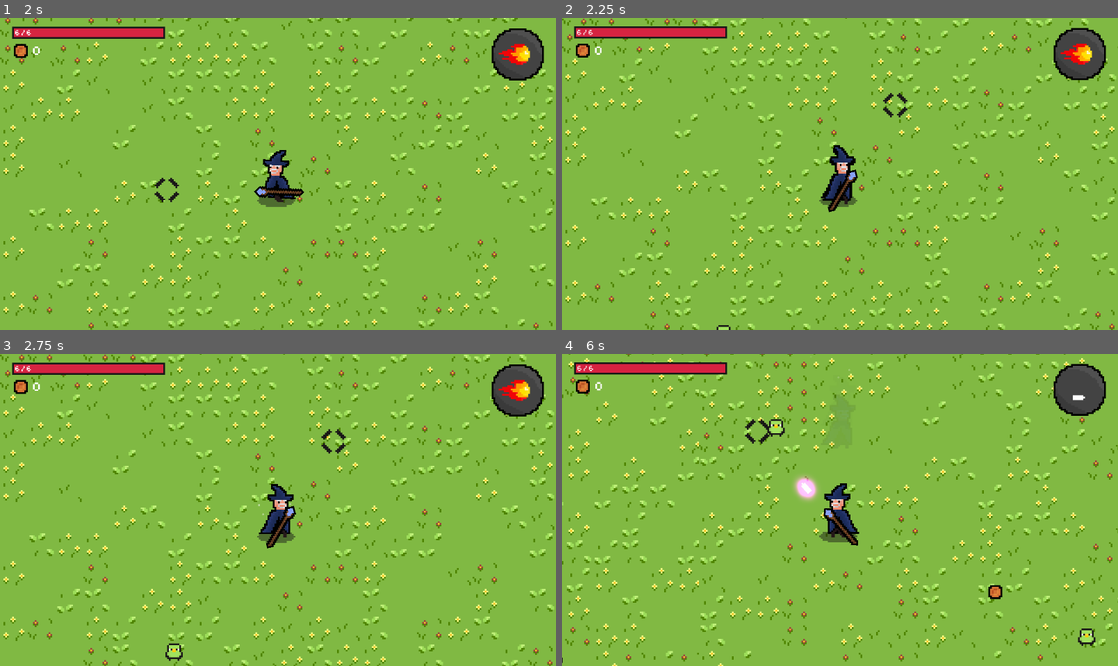
Above: before the commit, frames 1-4 (two rows, left to right).
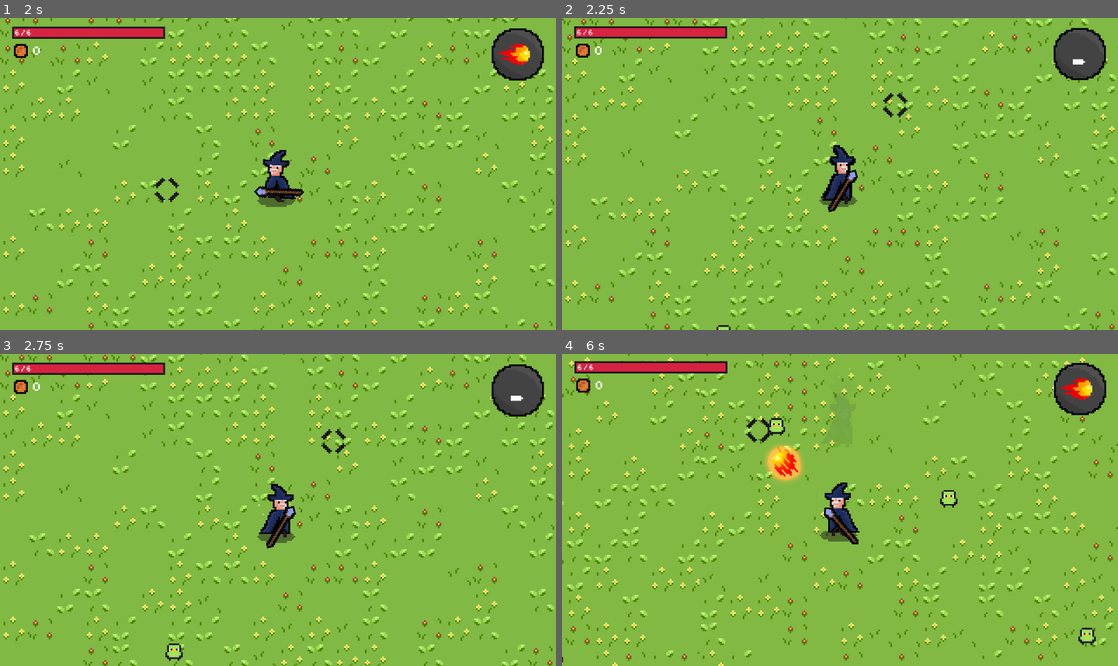
Above: after the commit, the same moments.

Repository: Henry-H08/Archibald
Game: Godot game, scene res://main/main.tscn
Same seed, same stepped clock (60 frames per second), same inputs: the game is played once before the commit and once after it.
Inputs (mouse positions are in pixels of both pictures, inside the frame that each line leads up to):
- Up to frame 1 (2 s): tap Enter at 0.5 s; move the mouse to (400, 158) at 0.52 s; hold Right (spell_right) 0.53-1.28 s; tap Shift (dash) at 0.6 s; move the mouse to (166, 189) at 1.27 s; hold S (down) from 1.28 s (still down); click (166, 189) at 1.35 s
- Up to frame 2 (2.25 s): move the mouse to (895, 105) at 2.02 s; release S (down) at 2.03 s; hold Right (spell_right) from 2.03 s (still down); tap Shift (dash) at 2.1 s
- Up to frame 3 (2.75 s): keep holding Right (spell_right)
- Up to frame 4 (6 s): move the mouse to (812, 572) at 2.77 s; release Right (spell_right) at 2.78 s; hold W (up) 2.78-3.53 s; click (812, 572) at 2.85 s; move the mouse to (1006, 556) at 3.52 s; hold A (left) 3.53-5.03 s; tap Shift (dash) at 3.6, 5.1 s; move the mouse to (673, 463) at 4.27 s; click (673, 463) at 4.35 s; move the mouse to (867, 510) at 5.02 s; hold S (down) 5.03-5.78 s; move the mouse to (756, 432) at 5.77 s; hold Right (spell_right) from 5.78 s (still down); click (756, 432) at 5.85 s

Frame 1 is identical in both runs. In frame 2, 0.2% of the frame differs, in the area x 89-96%, y 8-15%; in frame 3, 0.3%; in frame 4, 8.9%, in the area x 0-100%, y 0-100%.

Commit message:
triple ice spell

Diff:
--- a/player/spell_display.tscn
+++ b/player/spell_display.tscn
@@ -1,9 +1,10 @@
-[gd_scene load_steps=8 format=3 uid="uid://bv183sh288w7t"]
+[gd_scene load_steps=10 format=3 uid="uid://bv183sh288w7t"]
 
 [ext_resource type="Script" uid="uid://1b1bjjs5stkq" path="res://player/spell_display.gd" id="1_f3woo"]
 [ext_resource type="Texture2D" uid="uid://cpvfn8c00bxbh" path="res://staff and spells/circle.png" id="2_1v6gx"]
 [ext_resource type="Texture2D" uid="uid://dypj7rk8crlj1" path="res://staff and spells/fireball.png" id="3_r6tp2"]
 [ext_resource type="Texture2D" uid="uid://ckmc8jf2w38lc" path="res://staff and spells/magic_missile.png" id="4_ufrq5"]
+[ext_resource type="Texture2D" uid="uid://ct8sr0yb48cok" path="res://staff and spells/ice_spikes.png" id="5_1v6gx"]
 
 [sub_resource type="AtlasTexture" id="AtlasTexture_w6xgy"]
 atlas = ExtResource("3_r6tp2")
@@ -11,6 +12,10 @@
 
 [sub_resource type="AtlasTexture" id="AtlasTexture_lc0wo"]
 atlas = ExtResource("4_ufrq5")
+region = Rect2(0, 0, 32, 32)
+
+[sub_resource type="AtlasTexture" id="AtlasTexture_r6tp2"]
+atlas = ExtResource("5_1v6gx")
 region = Rect2(0, 0, 32, 32)
 
 [sub_resource type="SpriteFrames" id="SpriteFrames_a50ba"]
@@ -30,6 +35,14 @@
 "loop": true,
 "name": &"magic_missile",
 "speed": 5.0
+}, {
+"frames": [{
+"duration": 1.0,
+"texture": SubResource("AtlasTexture_r6tp2")
+}],
+"loop": true,
+"name": &"triple_ice",
+"speed": 5.0
 }]
 
 [node name="spell_display" type="Node2D"]
@@ -41,4 +54,4 @@
 [node name="displayed_spell" type="AnimatedSprite2D" parent="."]
 position = Vector2(-2, -9)
 sprite_frames = SubResource("SpriteFrames_a50ba")
-animation = &"magic_missile"
+animation = &"triple_ice"
--- a/staff and spells/basic_staff.gd
+++ b/staff and spells/basic_staff.gd
@@ -4,7 +4,7 @@
 @onready var camera_2d: Camera2D = $"../Camera2D"
 
 var can_use = true
-var spells = [magic_missile, fireball]
+var spells = [magic_missile, fireball, triple_ice]
 var current_spell = magic_missile
 var current = 0
 var spell = []
@@ -20,6 +20,14 @@
 	const file: = preload("res://staff and spells/fireball.tscn")
 	const delay: float = 0.7
 	const shake: float = 3
+
+class triple_ice:
+	const title: String = "triple_ice"
+	const file: = preload("res://staff and spells/triple_ice.tscn")
+	const delay: float = 0.7
+	const shake: float = 3
+
+
 
 func _process(delta: float) -> void:
 	look_at(get_global_mouse_position())
@@ -50,7 +58,7 @@
 		else:
 			current -= 1
 	if Input.is_action_just_pressed("spell_right"):
-		if current == 1:
+		if current == 2:
 			current = 0
 		else:
 			current += 1
--- /dev/null
+++ b/staff and spells/ice_spike.gd
@@ -0,0 +1,18 @@
+extends Node2D
+@onready var sprite_2d: Sprite2D = $Sprite2D
+
+const SPEED: int = 50
+
+
+func _process(delta: float) -> void:
+	position += transform.x * SPEED * delta
+
+
+func _on_visible_on_screen_notifier_2d_screen_exited() -> void:
+	queue_free()
+
+
+func _on_area_2d_body_entered(body: Node2D) -> void:
+	if body.has_method("take_damage"):
+		queue_free()
+		body.take_damage(2)
--- /dev/null
+++ b/staff and spells/ice_spike.tscn
@@ -0,0 +1,29 @@
+[gd_scene load_steps=4 format=3 uid="uid://clcq4ahwnov0b"]
+
+[ext_resource type="Script" uid="uid://nngoodjscut6" path="res://staff and spells/ice_spike.gd" id="1_8tt3l"]
+[ext_resource type="Texture2D" uid="uid://ct8sr0yb48cok" path="res://staff and spells/ice_spikes.png" id="1_e5mcg"]
+
+[sub_resource type="RectangleShape2D" id="RectangleShape2D_8tt3l"]
+size = Vector2(6, 12)
+
+[node name="ice_spike" type="Node2D"]
+script = ExtResource("1_8tt3l")
+
+[node name="Sprite2D" type="Sprite2D" parent="."]
+modulate = Color(1, 1, 2.186, 1)
+position = Vector2(3, 3.19744e-14)
+rotation = 1.5708
+scale = Vector2(0.2, 0.2)
+texture = ExtResource("1_e5mcg")
+hframes = 2
+vframes = 2
+
+[node name="Area2D" type="Area2D" parent="."]
+
+[node name="CollisionShape2D" type="CollisionShape2D" parent="Area2D"]
+position = Vector2(1, 3.55271e-15)
+rotation = 1.5708
+scale = Vector2(0.2, 0.2)
+shape = SubResource("RectangleShape2D_8tt3l")
+
+[connection signal="body_entered" from="Area2D" to="." method="_on_area_2d_body_entered"]
--- a/staff and spells/magic_missile.tscn
+++ b/staff and spells/magic_missile.tscn
@@ -28,7 +28,7 @@
 [node name="Area2D" type="Area2D" parent="."]
 
 [node name="CollisionShape2D" type="CollisionShape2D" parent="Area2D"]
-position = Vector2(0, -0.1)
+position = Vector2(4.76837e-08, -0.1)
 scale = Vector2(0.2, 0.2)
 shape = SubResource("RectangleShape2D_bq7l7")
 
--- /dev/null
+++ b/staff and spells/triple_ice.tscn
@@ -0,0 +1,13 @@
+[gd_scene load_steps=2 format=3 uid="uid://dooxanhia8dy2"]
+
+[ext_resource type="PackedScene" uid="uid://clcq4ahwnov0b" path="res://staff and spells/ice_spike.tscn" id="1_3111l"]
+
+[node name="triple_ice" type="Node2D"]
+
+[node name="ice_spike" parent="." instance=ExtResource("1_3111l")]
+rotation = 0.174533
+
+[node name="ice_spike2" parent="." instance=ExtResource("1_3111l")]
+
+[node name="ice_spike3" parent="." instance=ExtResource("1_3111l")]
+rotation = -0.174533
Not shown, added: staff and spells/ice_spike.gd.uid
Binary file added: staff and spells/ice_spikes.png
Not shown, added: staff and spells/ice_spikes.png.import
Not shown, changed: .DS_Store
Not shown, changed: exports/Archibald!.html
Not shown, changed: exports/Archibald!.pck
